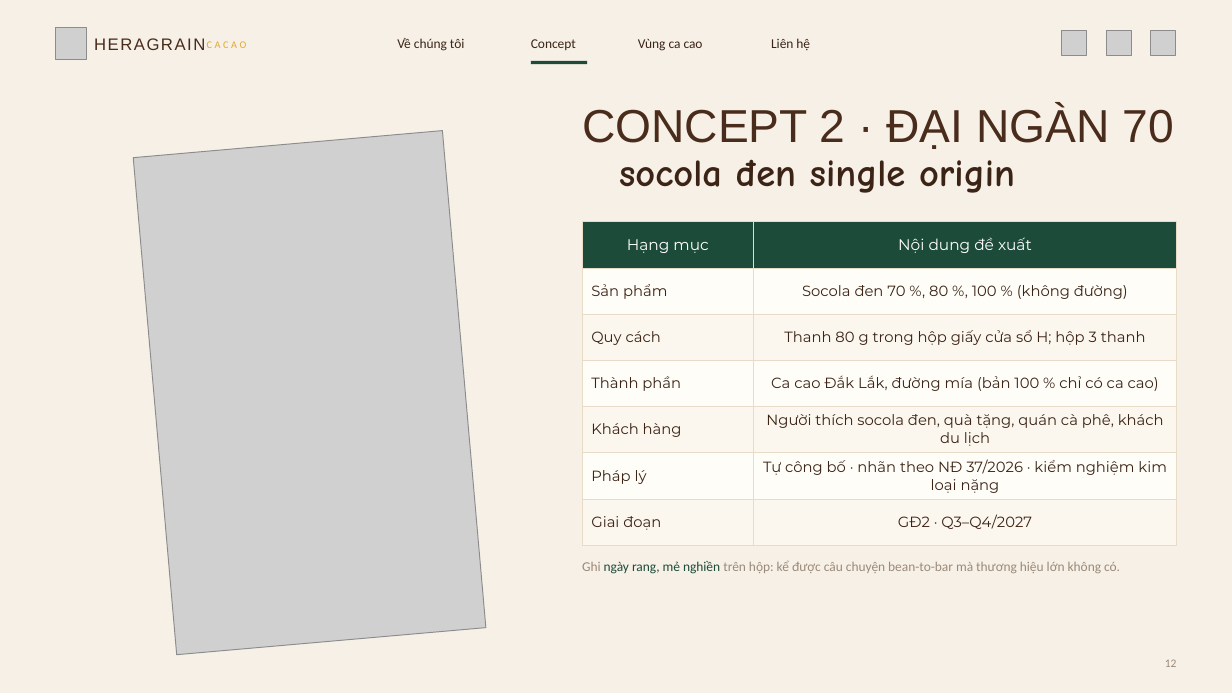
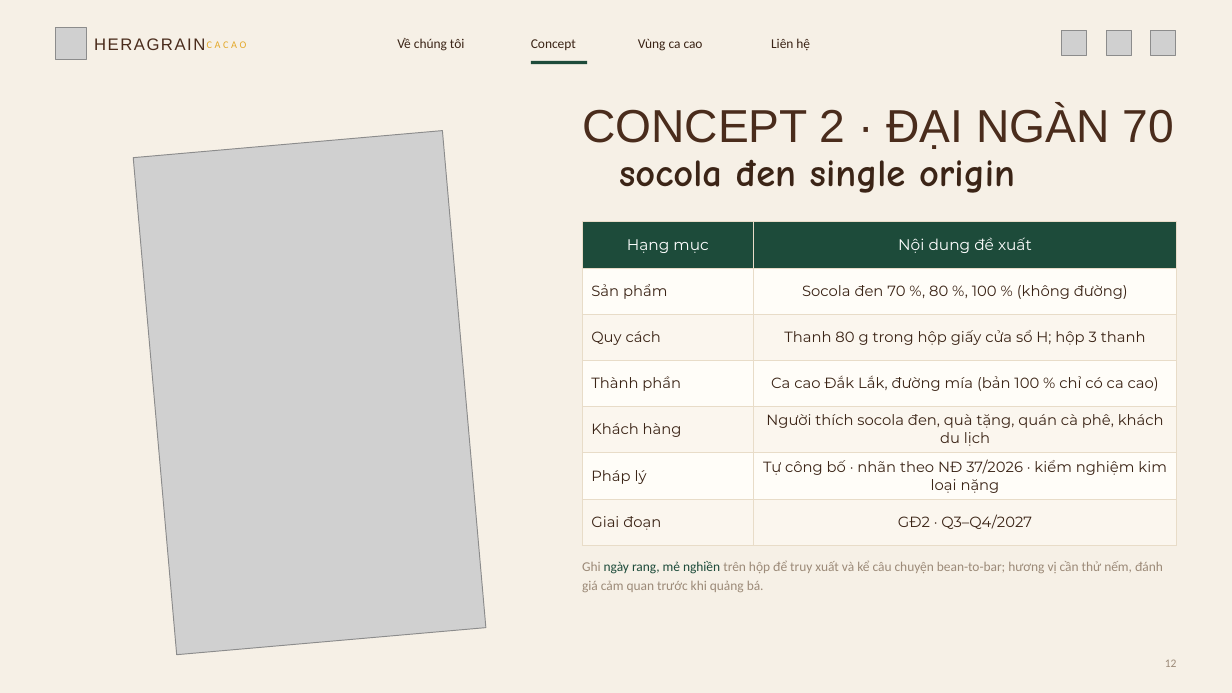
Before and after one commit to dakojsc-maker/ATL--DAKO, a slide deck: slide 12 of heragrain-cacao/1-concept-san-pham/Heragrain-Cacao_5-concept-san-pham.pptx. Drawn at 1232x693 pixels with LibreOffice and Linux fonts; fonts in the diff are those of the drawing; grey boxes stand for pictures; background and template pictures are left out. Boxes give left, top, right and bottom in pixels: in the first picture for what was removed or moved away, otherwise in the second. Text is boxed around its words. In the diff, an @@ line names an element or a change of style, - is before the commit and + after.

```diff
--- a/heragrain-cacao/1-concept-san-pham/Heragrain-Cacao_5-concept-san-pham.pptx
+++ b/heragrain-cacao/1-concept-san-pham/Heragrain-Cacao_5-concept-san-pham.pptx
@@ text at bbox=[582, 561, 1163, 592]: text changed @@
-Ghi ngày rang, mẻ nghiền trên hộp: kể được câu chuyện bean-to-bar mà thương hiệu lớn không có.
+Ghi ngày rang, mẻ nghiền trên hộp để truy xuất và kể câu chuyện bean-to-bar; hương vị cần thử nếm, đánh giá cảm quan trước khi quảng bá.
```
Also in this commit, not shown: 4 other slides changed, 1 slide added, 12 other files.
